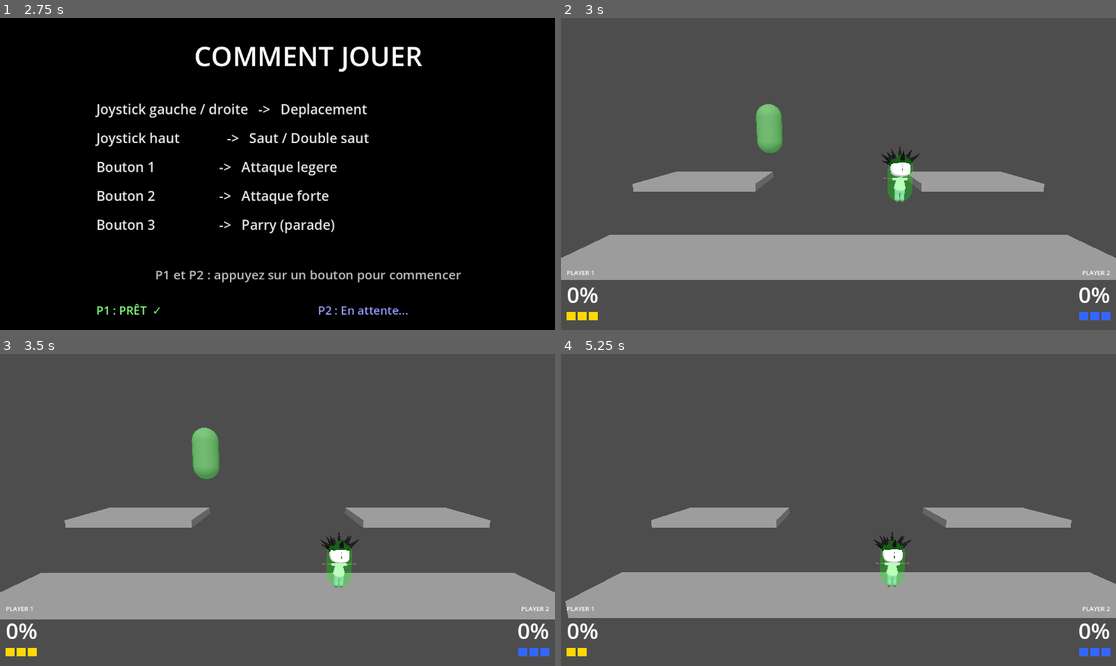
Above: before the commit, frames 1-4 (two rows, left to right).
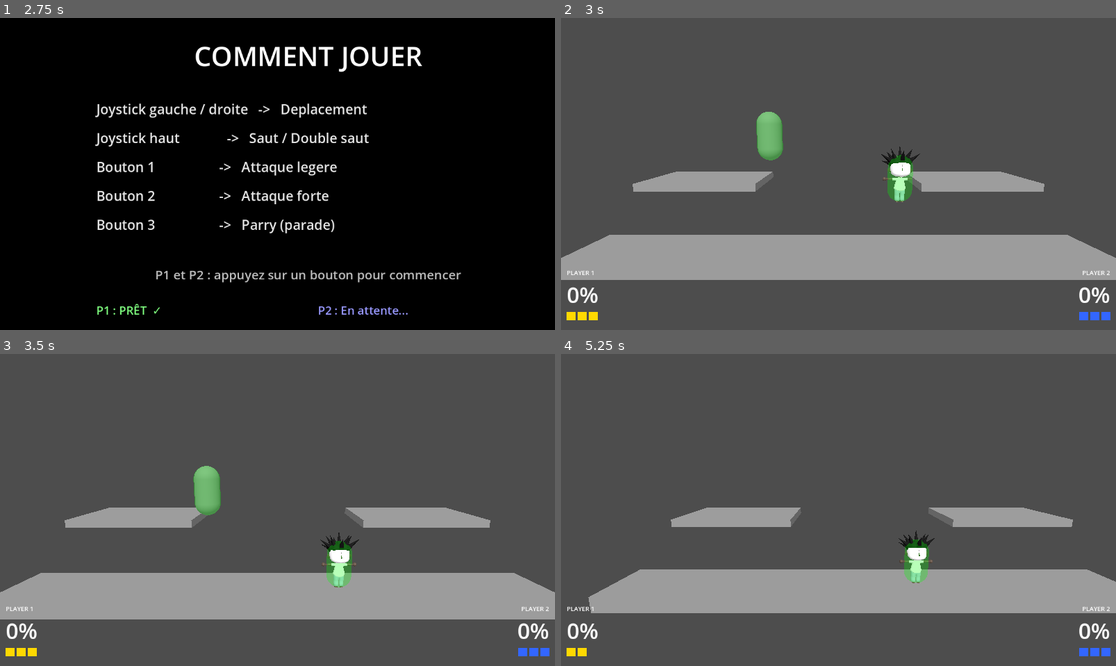
Above: after the commit, the same moments.

Repository: jesuisviko/SmashArcade
Game: Godot game, scene res://scenes/ui/how_to_play.tscn
The game is run twice, just before and just after one commit, with the same random seed, the same clock (stepped at 60 frames per second) and the same inputs. This scene is started directly instead of the project's main scene.
Inputs:
- Up to frame 1 (2.75 s): tap Enter at 0.5, 2 s; hold D (p1_right) 0.53-1.28 s; tap E (p1_attack_light) at 0.6 s; tap Space (p1_parry) at 1.25, 2.1 s; hold S (p1_down) 1.28-2.03 s; tap R (p1_attack_strong) at 1.35 s; hold D (p1_right) from 2.03 s (still down)
- Up to frame 2 (3 s): tap Space (p1_parry) at 2.75 s; release D (p1_right) at 2.78 s; hold W (p1_up) from 2.78 s (still down); tap Keypad 1 (p2_attack_light) at 2.85 s
- Up to frame 3 (3.5 s): keep holding W (p1_up)
- Up to frame 4 (5.25 s): release W (p1_up) at 3.53 s; hold A (p1_left) 3.53-5.03 s; tap Keypad 2 (p2_attack_strong) at 3.6 s; tap Down (p2_down) at 4.35 s; hold S (p1_down) from 5.03 s (still down); tap Left (p2_left) at 5.1 s

Frame 1 is identical in both runs. In frame 2, 0.3% of the frame differs, in the area x 35-41%, y 27-46%; in frame 3, 1.2%; in frame 4, 4.4%, in the area x 0-100%, y 49-85%.

Commit message:
update : Mouvements Rework
rework complet des mouvements, plus fluide, moins rapide, bref mieux en tout points.

RESTE A FAIRE  : capacités en l'air d'attaque, c'est important

Diff:
--- a/scripts/characters/base_character.gd
+++ b/scripts/characters/base_character.gd
@@ -9,13 +9,13 @@
 }
 
 const GRAVITY    := 32.0
-const JUMP_SPEED := 12.0
+const JUMP_SPEED := 10.2
 const MAX_JUMPS  := 2
 
 @export var player_id               : int   = 1
 @export var char_height                     := 1.4
 @export var char_radius                     := 0.35
-@export var char_speed                      := 8.0
+@export var char_speed                      := 6.5
 @export var weight_multiplier               := 1.0
 @export var attack_light_damage             := 5.0
 @export var attack_strong_damage            := 12.0
@@ -303,12 +303,14 @@
 		_up_was_pressed = input["up"]
 		return
 
-	var dir := int(input["right"]) - int(input["left"])
+	var dir          := int(input["right"]) - int(input["left"])
+	var target_speed := float(dir) * char_speed
+	var accel        := 12.0 if dir != 0 else 20.0   # décélération plus rapide que l'accélération
 	if _post_hitstun_grace > 0.0:
 		_post_hitstun_grace -= delta
-		velocity.x = lerp(velocity.x, dir * char_speed, 0.08)
+		velocity.x = lerp(velocity.x, target_speed, 0.08)
 	else:
-		velocity.x = dir * char_speed
+		velocity.x = lerp(velocity.x, target_speed, accel * delta)
 	if input["right"]:
 		facing_direction = 1.0
 	elif input["left"]:
--- a/scripts/characters/char_01.gd
+++ b/scripts/characters/char_01.gd
@@ -4,6 +4,6 @@
 	char_height       = 1.4
 	char_radius       = 0.35
 	weight_multiplier = 1.0
-	char_speed        = 12.0
+	char_speed        = 6.5
 	player_id         = 1
 	super._ready()
